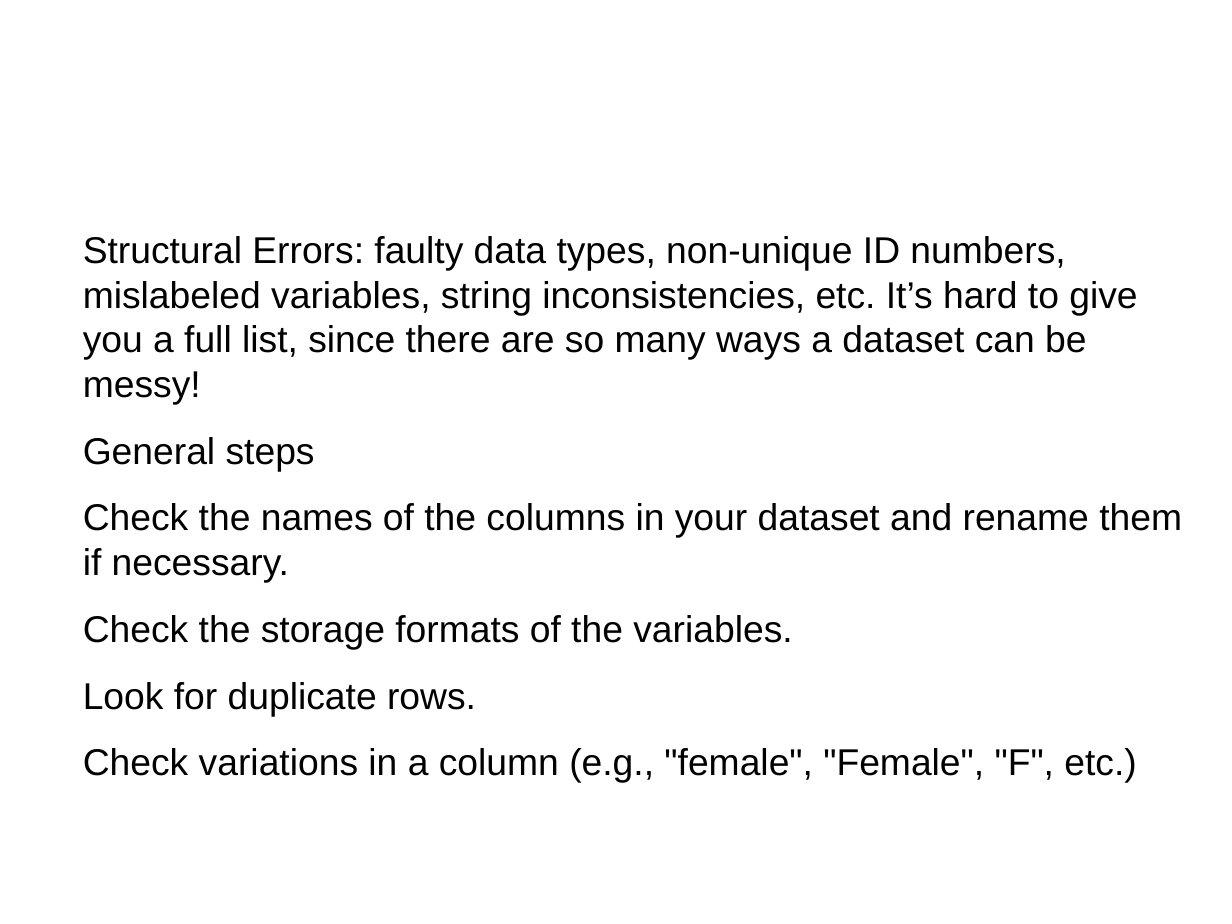
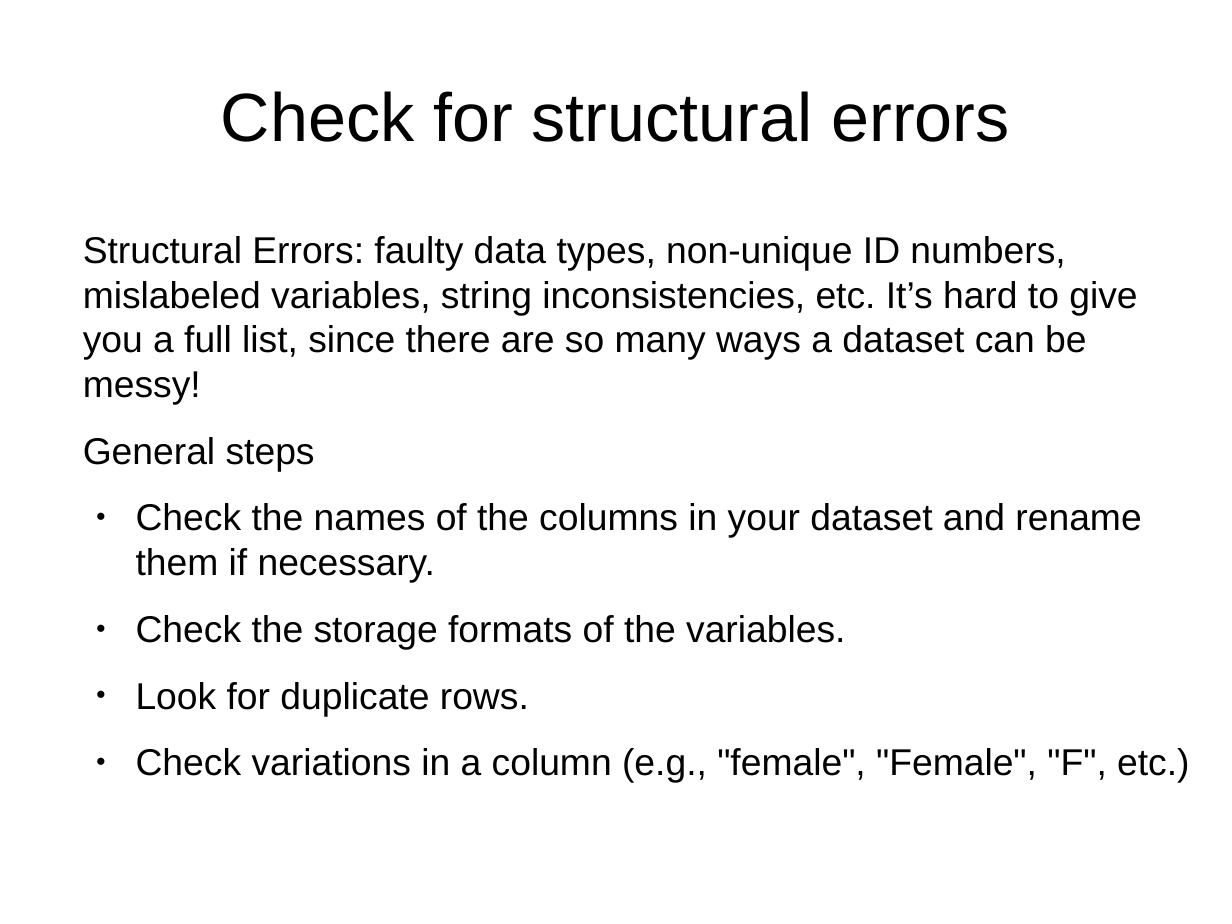
Before and after one commit to wltrimbl/uchicago-data227, a slide deck: slide 16 of slides/03-TIDY.odp (slide 12 before the commit). Drawn at 1232x924 pixels with LibreOffice and Linux fonts; fonts in the diff are those of the drawing. Boxes give left, top, right and bottom in pixels: in the first picture for what was removed or moved away, otherwise in the second. Text is boxed around its words. In the diff, an @@ line names an element or a change of style, - is before the commit and + after.

```diff
--- a/slides/03-TIDY.odp
+++ b/slides/03-TIDY.odp
@@ title added at <box>221,91,1009,142</box>, 44 pt, text #000000 @@
+Check for structural errors
@@ text at <box>136,503,1189,783</box>: bullet none to ● @@
```
Also in this commit, not shown: 17 other slides changed, 6 slides added, 1 slide removed, 4 other files.
